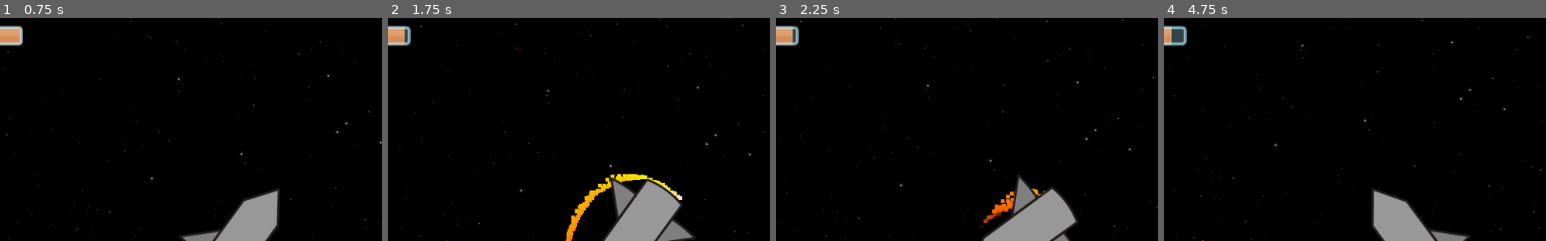
Above: before the commit, frames 1-4 (left to right).
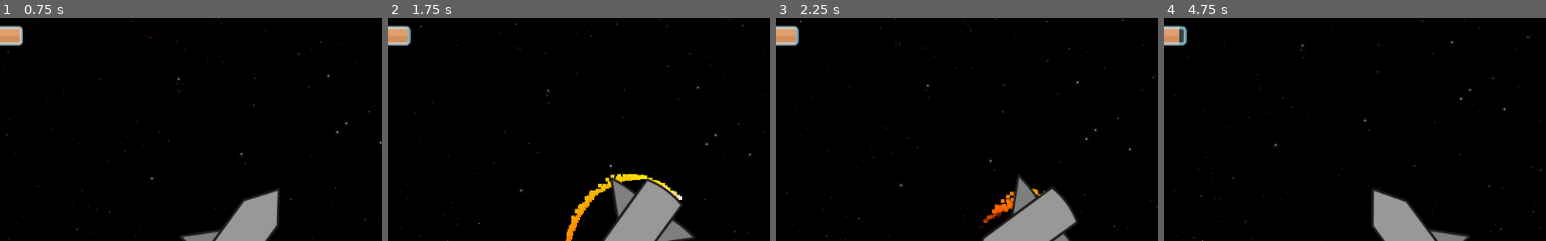
Above: after the commit, the same moments.

Repository: mariothedog/Holes-Theme
Game: Godot game, scene res://Space/Space.tscn
Same seed, same stepped clock (60 frames per second), same inputs: the game is played once before the commit and once after it.
Inputs (mouse positions are % of the whole screen's width and height, from its top left):
- Up to frame 1 (0.75 s): tap Enter at 0.5 s; move the mouse to (72, 45) at 0.52 s; hold D (turn_right) from 0.53 s (still down); tap L (land, bound only after the commit) at 0.6 s; click (72, 45) at 0.67 s
- Up to frame 2 (1.75 s): keep holding D (turn_right); tap W (thrust) at 0.77, 1.52 s; move the mouse to (30, 55) at 1.27 s; tap L (land, bound only after the commit) at 1.35 s; click (30, 55) at 1.42 s
- Up to frame 3 (2.25 s): move the mouse to (60, 28) at 2.02 s; release D (turn_right) at 2.03 s; hold A (turn_left) from 2.03 s (still down); tap L (land, bound only after the commit) at 2.1 s; click (60, 28) at 2.17 s
- Up to frame 4 (4.75 s): move the mouse to (45, 70) at 2.77 s; release A (turn_left) at 2.78 s; hold D (turn_right) 2.78-4.28 s; tap L (land, bound only after the commit) at 2.85, 3.6, 4.35 s; click (45, 70) at 2.92 s; tap W (thrust) at 3.02, 3.77, 4.52 s; move the mouse to (80, 65) at 3.52 s; click (80, 65) at 3.67 s; move the mouse to (20, 35) at 4.27 s; hold A (turn_left) from 4.28 s (still down); click (20, 35) at 4.42 s
The pictures show only the part of the screen within x 18-68%, y 1-51%; the shares and areas given below are measured in that part.

Frame 1 is identical in both runs. In frame 2, less than 0.1% of the frame differs, in the area x 4-6%, y 3-13%; in frame 3, less than 0.1%; in frame 4, 0.2%, in the area x 2-4%, y 3-13%.

Commit message:
Asteroids now automatically generate at the start and if you go too far away more generate. Changed how landing works. Added a basic save system.

Diff:
--- a/Asteroids/Asteroid Object.gd
+++ b/Asteroids/Asteroid Object.gd
@@ -32,5 +32,5 @@
 
 func _on_Rocket_Click_Detection_input_event(_viewport, event, _shape_idx):
 	if event is InputEventMouseButton and event.pressed and event.button_index == BUTTON_LEFT:
-		if get_tree().change_scene("res://Space/Space.tscn") != OK:
+		if get_tree().change_scene("res://Space/Spawned Space Scene.tscn") != OK:
 			print_debug("An error occured while switching scene.")
--- a/Rocket/Rocket.gd
+++ b/Rocket/Rocket.gd
@@ -6,7 +6,7 @@
 const fire_particles_lifetime = 1
 const terminal_velocity = 500
 const max_health = 100
-const max_fuel = 200
+const max_fuel = 400
 
 var velocity = Vector2()
 
@@ -38,12 +38,10 @@
 	if Input.is_action_pressed("thrust") and fuel > 0:
 		velocity += Vector2(0, -acc).rotated(rotation)
 		$CPUParticles2D.emitting = true
-
 		fuel -= 1
 
 	if Input.is_action_pressed("thrust_back") and fuel > 0:
 		velocity -= Vector2(0, -acc).rotated(rotation)
-
 		fuel -= 1
 
 	if Input.is_action_pressed("turn_right"):
@@ -51,6 +49,9 @@
 
 	if Input.is_action_pressed("turn_left"):
 		rotate(deg2rad(-rotation_amount))
+
+	if Input.is_action_just_pressed("land") and $"Landing RayCast2D".is_colliding():
+		land($"Landing RayCast2D".get_collider())
 
 func movement(_delta):
 	velocity *= 0.997
@@ -60,14 +61,8 @@
 
 	velocity = move_and_slide(velocity)
 
-	if get_slide_count() > 0:
-		var collision = get_slide_collision(get_slide_count() - 1) # Most recent collision
-
-		if $"Landing RayCast2D".is_colliding() and velocity.length() < 300:
-			land(collision.collider)
-		else:
-			if can_hurt:
-				hurt(velocity.length()/10)
+	if get_slide_count() > 0 and can_hurt:
+		hurt(velocity.length()/10)
 
 func animate():
 	pass
--- a/Space/Space.gd
+++ b/Space/Space.gd
@@ -1,7 +1,78 @@
 extends Node2D
 
+var spawn_radius = 600
+var min_asteroid_dist = 1500
+var min_asteroid_dist_to_player = 3000
+var max_asteroid_spawn_dist_to_player = 1000
+
+var landing_asteroid_scene = load("res://Asteroids/Landing Asteroid.tscn")
+
+export var landing_asteroid_positions = [] # PackedScenes don't save normal variables so they have to be export variables to be saved.
+
 func _ready():
-	randomize()
+	if get_tree().current_scene.filename == "res://Space/Space.tscn": # So the asteroids don't get generated again once returning to space.
+		var directory = Directory.new() # Temporary until main menu is added
+		if directory.file_exists("res://Space/Spawned Space Scene.tscn"):
+			get_tree().change_scene("res://Space/Spawned Space Scene.tscn")
+
+		randomize()
+
+		for _i in range(10):
+			spawn_asteroid_landing()
+
+		save_scene()
 
 func _process(_delta):
-	pass
+	var spawnAsteroid = true
+	for posit in landing_asteroid_positions:
+		if $Rocket.position.distance_to(posit) < min_asteroid_dist_to_player:
+			spawnAsteroid = false
+			return
+
+	if spawnAsteroid:
+		var landing_asteroid_instance = landing_asteroid_scene.instance()
+
+		var pos
+		var in_range = true
+		while in_range:
+			var pos_x = random_number($Rocket.position.x - 1700, $Rocket.position.x + 1700)
+			var pos_y = random_number($Rocket.position.y - 1700, $Rocket.position.y + 1700)
+			pos = Vector2(pos_x, pos_y)
+
+			in_range = $Rocket.position.distance_to(pos) < max_asteroid_spawn_dist_to_player
+
+		landing_asteroid_positions.append(pos)
+		landing_asteroid_instance.position = pos
+		add_child(landing_asteroid_instance)
+		landing_asteroid_instance.set_owner(self)
+
+		save_scene()
+
+func random_number(mini, maxi):
+	return range(mini,maxi)[randi()%range(mini,maxi).size()]
+
+func spawn_asteroid_landing():
+	var landing_asteroid_instance = landing_asteroid_scene.instance()
+
+	var pos
+	var overlapping = true
+	while overlapping:
+		var pos_x = random_number(-4000, 4000)
+		var pos_y = random_number(-4000, 4000)
+		pos = Vector2(pos_x, pos_y)
+
+		overlapping = false
+		if len(landing_asteroid_positions) > 0:
+			for posit in landing_asteroid_positions:
+				if pos.distance_to(posit) < min_asteroid_dist or pos.distance_to(Vector2.ZERO) < spawn_radius:
+					overlapping = true
+
+	landing_asteroid_positions.append(pos)
+	landing_asteroid_instance.position = pos
+	add_child(landing_asteroid_instance)
+	landing_asteroid_instance.set_owner(self)
+
+func save_scene():
+	var spawned_space_scene = PackedScene.new()
+	spawned_space_scene.pack(get_tree().current_scene)
+	ResourceSaver.save("res://Space/Spawned Space Scene.tscn", spawned_space_scene)
--- a/Space/Space.tscn
+++ b/Space/Space.tscn
@@ -1,9 +1,8 @@
-[gd_scene load_steps=5 format=2]
+[gd_scene load_steps=4 format=2]
 
 [ext_resource path="res://Rocket/Rocket.tscn" type="PackedScene" id=1]
 [ext_resource path="res://Space/Space ParallaxBackground.tscn" type="PackedScene" id=2]
 [ext_resource path="res://Space/Space.gd" type="Script" id=3]
-[ext_resource path="res://Asteroids/Landing Asteroid.tscn" type="PackedScene" id=4]
 
 [node name="Space" type="Node2D"]
 script = ExtResource( 3 )
@@ -11,6 +10,3 @@
 [node name="ParallaxBackground" parent="." instance=ExtResource( 2 )]
 
 [node name="Rocket" parent="." instance=ExtResource( 1 )]
-
-[node name="Landing Asteroid" parent="." instance=ExtResource( 4 )]
-position = Vector2( 1151, 0 )
--- a/project.godot
+++ b/project.godot
@@ -68,6 +68,11 @@
 , Object(InputEventKey,"resource_local_to_scene":false,"resource_name":"","device":0,"alt":false,"shift":false,"control":false,"meta":false,"command":false,"pressed":false,"scancode":16777231,"unicode":0,"echo":false,"script":null)
  ]
 }
+land={
+"deadzone": 0.5,
+"events": [ Object(InputEventKey,"resource_local_to_scene":false,"resource_name":"","device":0,"alt":false,"shift":false,"control":false,"meta":false,"command":false,"pressed":false,"scancode":76,"unicode":0,"echo":false,"script":null)
+ ]
+}
 
 [rendering]
 
